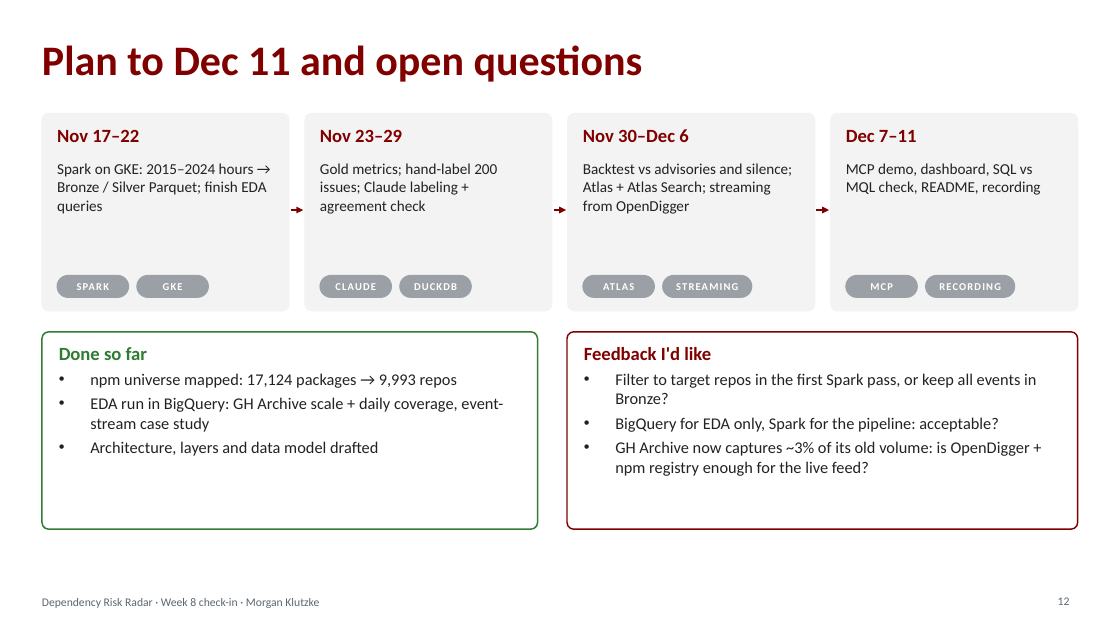
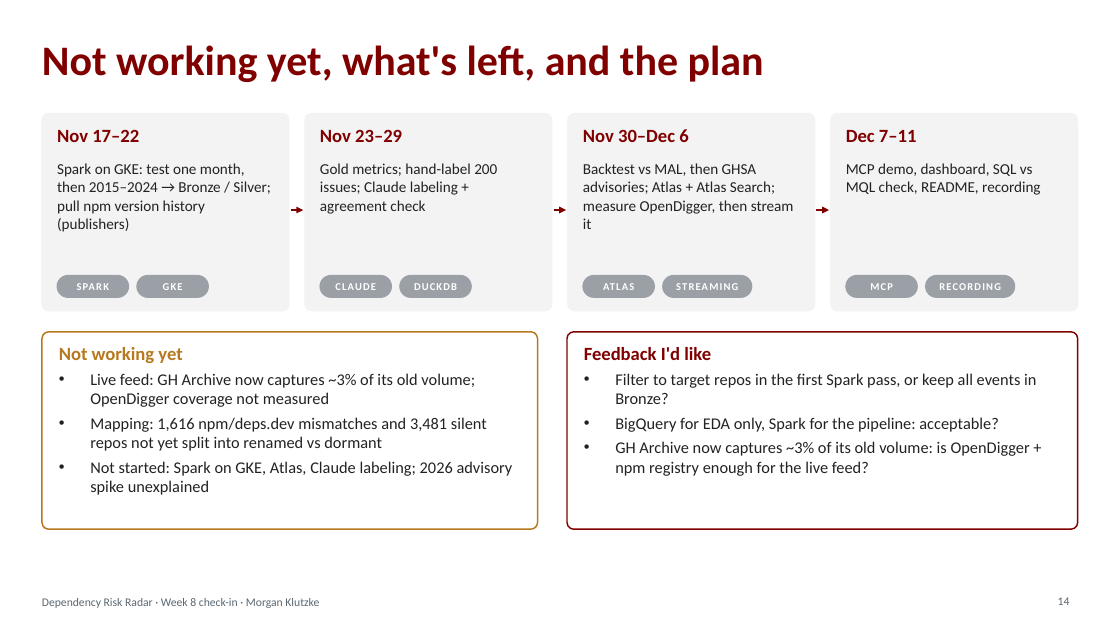
Before and after one commit to mklutzke/dependency-risk-radar, a slide deck: slide 14 of docs/Week8_Checkin_Dependency_Risk_Radar.pptx (slide 12 before the commit). Drawn at 1120x630 pixels with LibreOffice and Linux fonts; fonts in the diff are those of the drawing. Boxes give left, top, right and bottom in pixels: in the first picture for what was removed or moved away, otherwise in the second. Text is boxed around its words. In the diff, an @@ line names an element or a change of style, - is before the commit and + after.

```diff
--- a/docs/Week8_Checkin_Dependency_Risk_Radar.pptx
+++ b/docs/Week8_Checkin_Dependency_Risk_Radar.pptx
@@ title at [42, 45, 764, 82]: text changed @@
-Plan to Dec 11 and open questions
+Not working yet, what's left, and the plan
@@ text at [57, 163, 270, 232]: text changed @@
-Spark on GKE: 2015–2024 hours → Bronze / Silver Parquet; finish EDA queries
+Spark on GKE: test one month, then 2015–2024 → Bronze / Silver; pull npm version history (publishers)
@@ text at [583, 163, 794, 229]: text changed @@
-Backtest vs advisories and silence; Atlas + Atlas Search; streaming from OpenDigger
+Backtest vs MAL, then GHSA advisories; Atlas + Atlas Search; measure OpenDigger, then stream it
@@ rounded rectangle at [42, 332, 538, 529]: outline #2E7D32 1.25 pt to #B7791F 1.25 pt @@
@@ text at [59, 347, 513, 495]: text changed @@
-Done so far
-• npm universe mapped: 17,124 packages → 9,993 repos
-• EDA run in BigQuery: GH Archive scale + daily coverage, event-stream case study
-• Architecture, layers and data model drafted
+Not working yet
+• Live feed: GH Archive now captures ~3% of its old volume; OpenDigger coverage not measured
+• Mapping: 1,616 npm/deps.dev mismatches and 3,481 silent repos not yet split into renamed vs dormant
+• Not started: Spark on GKE, Atlas, Claude labeling; 2026 advisory spike unexplained
@@ page number at [1058, 597, 1070, 605]: text changed @@
-12
+14
```
Also in this commit, not shown: 1 other slide changed, 2 slides added, 1 other file.
